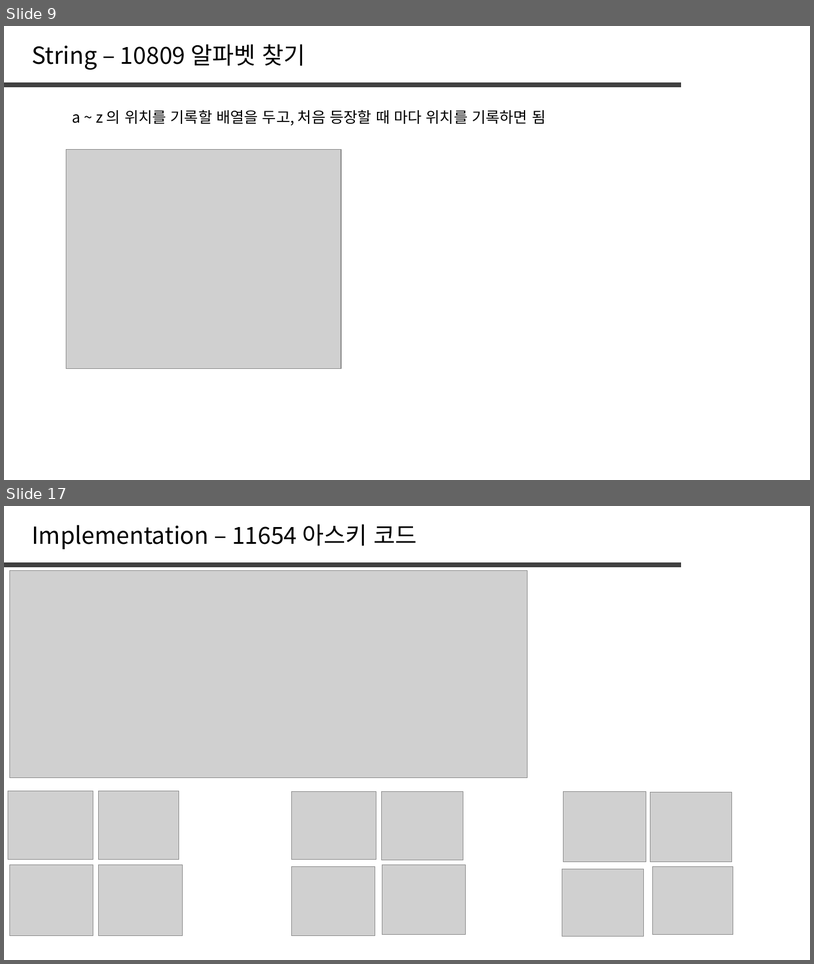
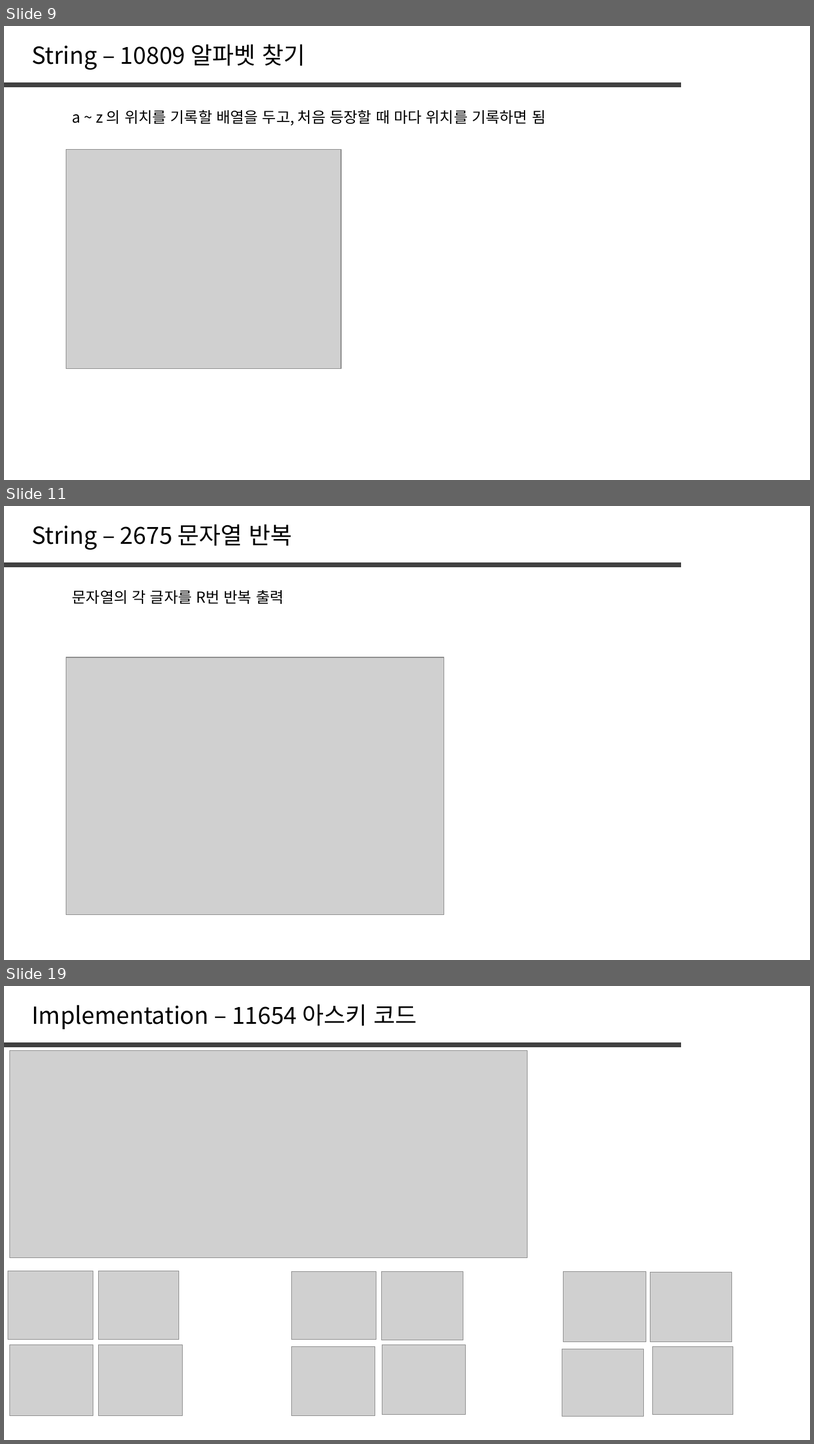
Before and after one commit to jaehoo1/PS-study, a slide deck: study/2_String.pptx. Shown one above the other, each under a label of ours: slides 9 and 17 before the commit, slides 9, 11 and 19 after it; the slides between them are not shown. The pictures are 814x964 and 814x1444 pixels, drawn with LibreOffice and Linux fonts; fonts in the diff are those of the drawing; grey boxes stand for pictures. Boxes give left, top, right and bottom in pixels: in the first picture for what was removed or moved away, otherwise in the second. Text is boxed around its words. In the diff, an @@ line names an element or a change of style, - is before the commit and + after.

```diff
--- a/study/2_String.pptx
+++ b/study/2_String.pptx
@@ slide 11 added at <box>4,506,810,960</box>, background #FFFFFF @@
@@ text added at <box>32,524,293,550</box>, 28 pt, text #000000 @@
+String – 2675 문자열 반복
@@ line added from (4, 565) to (681, 565), #404040 6 pt @@
@@ text added at <box>72,590,284,604</box>, 18 pt, text #000000 @@
+문자열의 각 글자를 R번 반복 출력
@@ picture added at <box>66,657,444,915</box> @@
@@ what was slide 17 is now slide 19 @@
```
Also in this commit, not shown: 1 slide changed, 8 other slides added, 7 slides removed.
